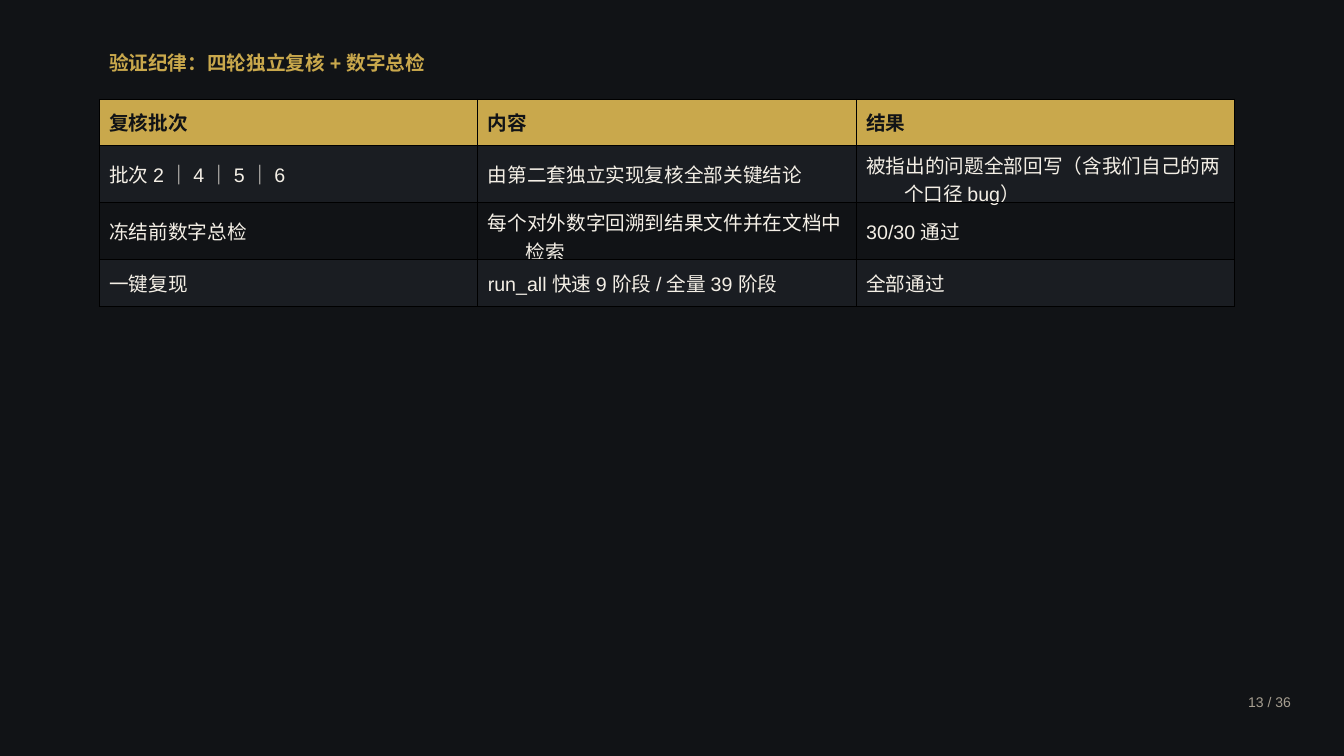
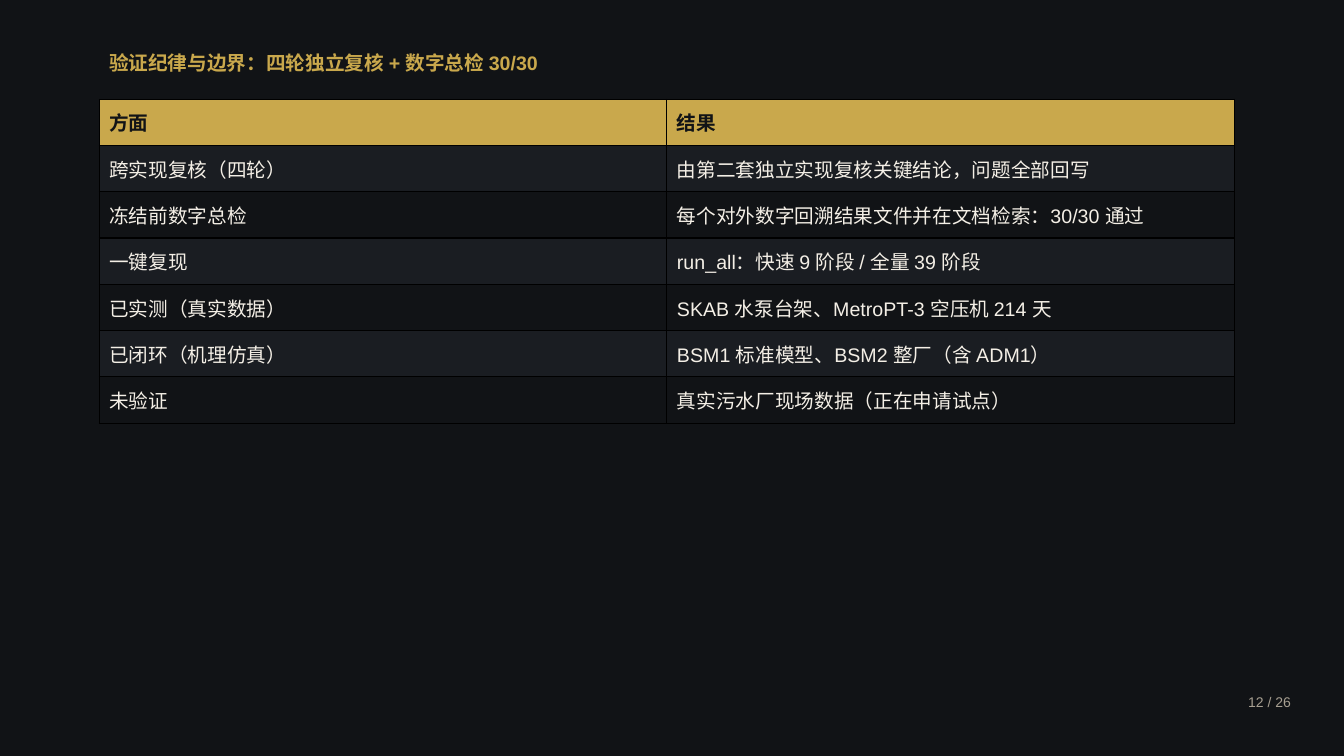
Before and after one commit to by739yang/BEWG_PdM, a slide deck: slide 14 of deliverables/ppt/澜脉_商业计划书.pptx (slide 19 before the commit). Drawn at 1344x756 pixels with LibreOffice and Linux fonts; fonts in the diff are those of the drawing. Boxes give left, top, right and bottom in pixels: in the first picture for what was removed or moved away, otherwise in the second. Text is boxed around its words. In the diff, an @@ line names an element or a change of style, - is before the commit and + after.

Commit message:
商业计划书压到 29 页并只留 pptx：内容页 25 + 4 页关键配图；删除 html/json；新增定稿脚本（生成到临时目录 → 只落 pptx → 注入配图 → 去重复收尾页 → 校验页数上限 30）

```diff
--- a/deliverables/ppt/澜脉_商业计划书.pptx
+++ b/deliverables/ppt/澜脉_商业计划书.pptx
@@ text at [109,53,538,72]: text changed @@
-验证纪律：四轮独立复核 + 数字总检
+验证纪律与边界：四轮独立复核 + 数字总检 30/30
@@ table at [99,99,1234,423] @@
-复核批次 | 内容 | 结果
-批次 2 ｜ 4 ｜ 5 ｜ 6 | 由第二套独立实现复核全部关键结论 | 被指出的问题全部回写（含我们自己的两个口径 bug）
-冻结前数字总检 | 每个对外数字回溯到结果文件并在文档中检索 | 30/30 通过
-一键复现 | run_all 快速 9 阶段 / 全量 39 阶段 | 全部通过
+方面 | 结果
+跨实现复核（四轮） | 由第二套独立实现复核关键结论，问题全部回写
+冻结前数字总检 | 每个对外数字回溯结果文件并在文档检索：30/30 通过
+一键复现 | run_all：快速 9 阶段 / 全量 39 阶段
+已实测（真实数据） | SKAB 水泵台架、MetroPT-3 空压机 214 天
+已闭环（机理仿真） | BSM1 标准模型、BSM2 整厂（含 ADM1）
+未验证 | 真实污水厂现场数据（正在申请试点）
@@ text at [1248,697,1291,707]: text changed @@
-13 / 36
+12 / 26
```
Also in this commit, not shown: 28 other slides changed, 18 slides removed, 5 other files.
